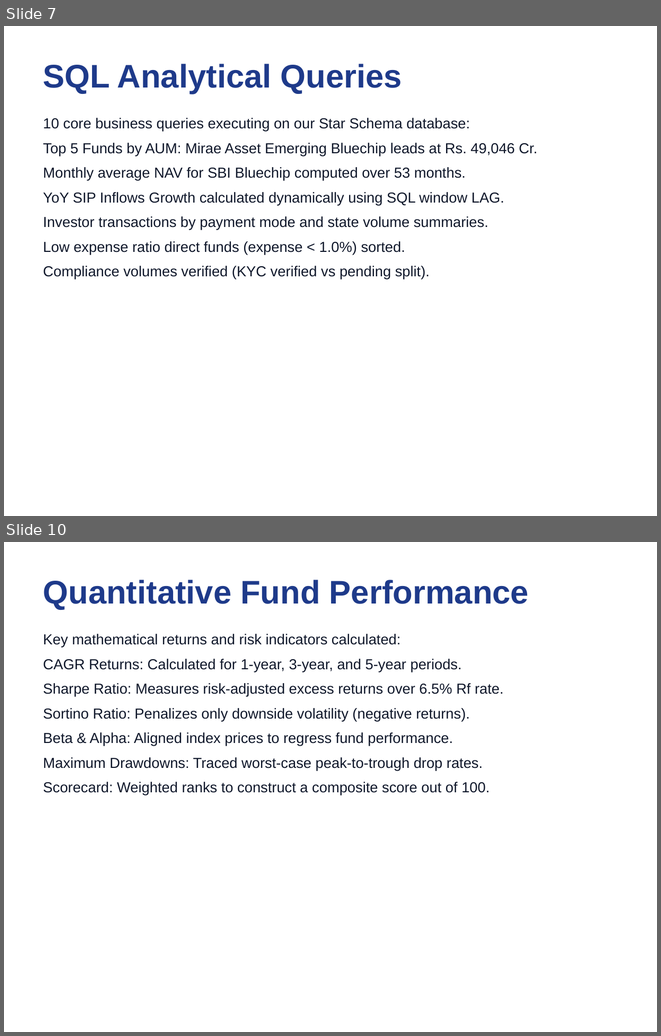
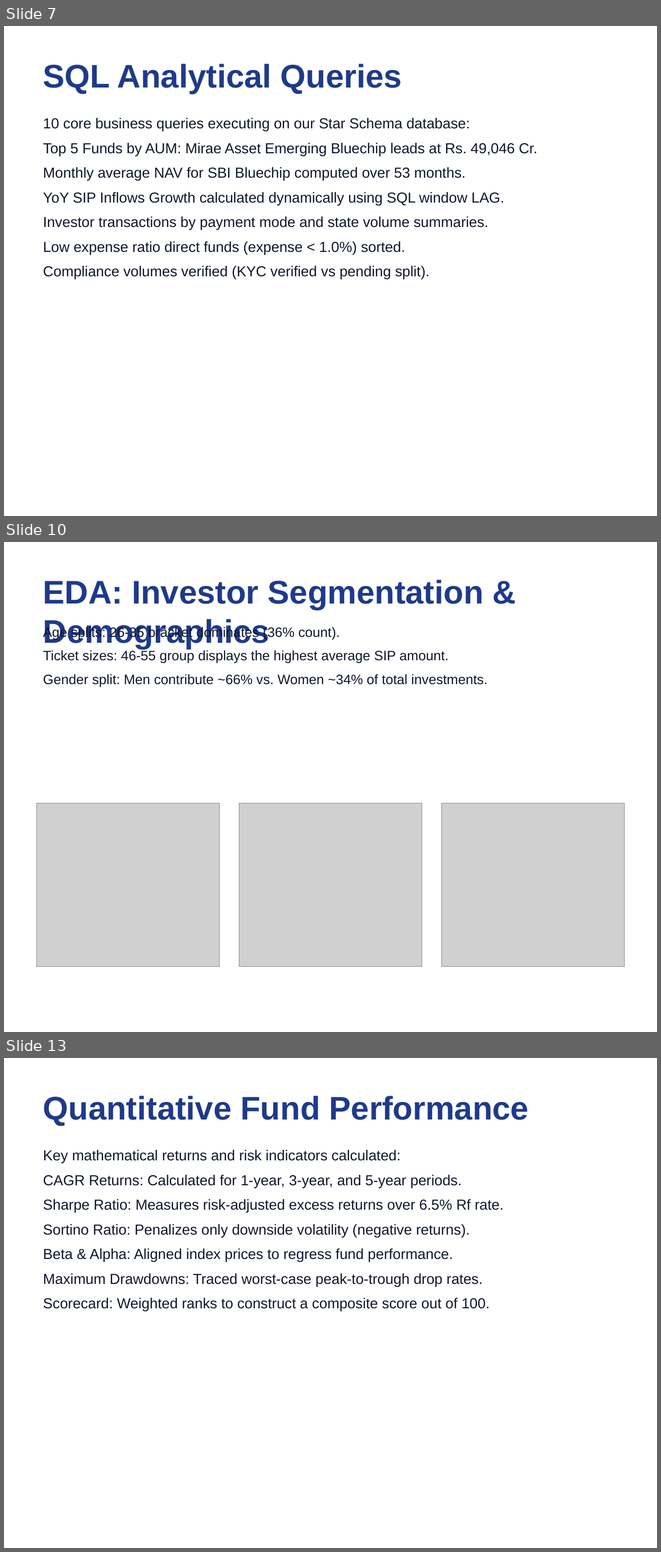
Before and after one commit to vishaalnarigiri/bluestock-mutual-fund-analytics, a slide deck: reports/Presentation.pptx. Shown one above the other, each under a label of ours: slides 7 and 10 before the commit, slides 7, 10 and 13 after it; the slides between them are not shown. The pictures are 661x1036 and 661x1552 pixels, drawn with LibreOffice and Linux fonts; fonts in the diff are those of the drawing; grey boxes stand for pictures. Boxes give left, top, right and bottom in pixels: in the first picture for what was removed or moved away, otherwise in the second. Text is boxed around its words. In the diff, an @@ line names an element or a change of style, - is before the commit and + after.

```diff
--- a/reports/Presentation.pptx
+++ b/reports/Presentation.pptx
@@ slide 10 added at (x1=4, y1=542, x2=657, y2=1032), background #FFFFFF @@
@@ text added at (x1=43, y1=580, x2=484, y2=649), 36 pt, text #1E3A8A, bold @@
+EDA: Investor Segmentation & Demographics
@@ text added at (x1=43, y1=626, x2=487, y2=687), 15 pt, text #0F172A @@
+Age splits: 26-35 bracket dominates (36% count).
+Ticket sizes: 46-55 group displays the highest average SIP amount.
+Gender split: Men contribute ~66% vs. Women ~34% of total investments.
@@ picture added at (x1=37, y1=803, x2=220, y2=967) @@
@@ picture added at (x1=239, y1=803, x2=422, y2=967) @@
@@ picture added at (x1=441, y1=803, x2=624, y2=967) @@
@@ what was slide 10 is now slide 13 @@
```
Also in this commit, not shown: 4 other slides added, 2 slides removed, 51 other files.
